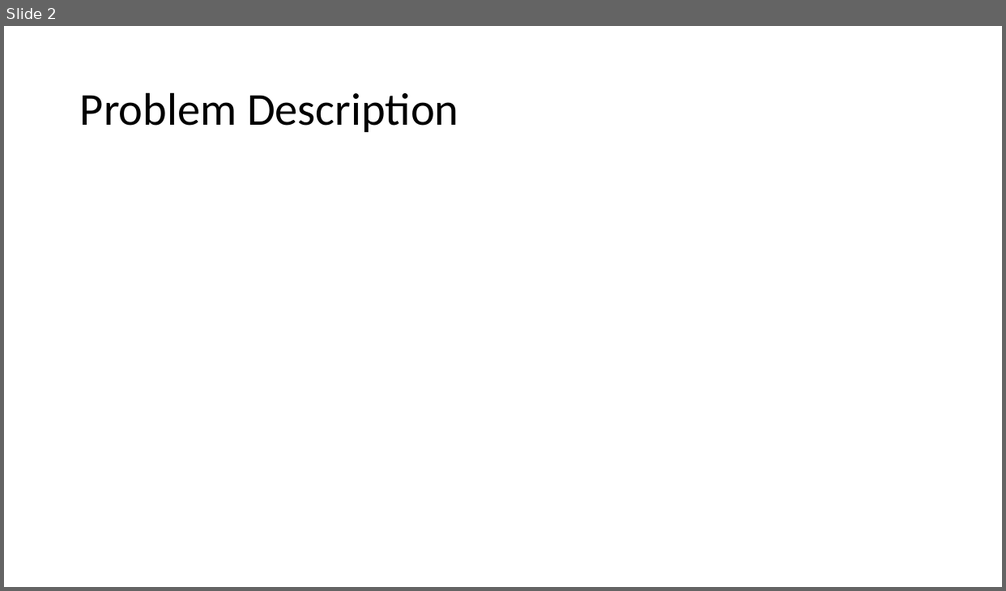
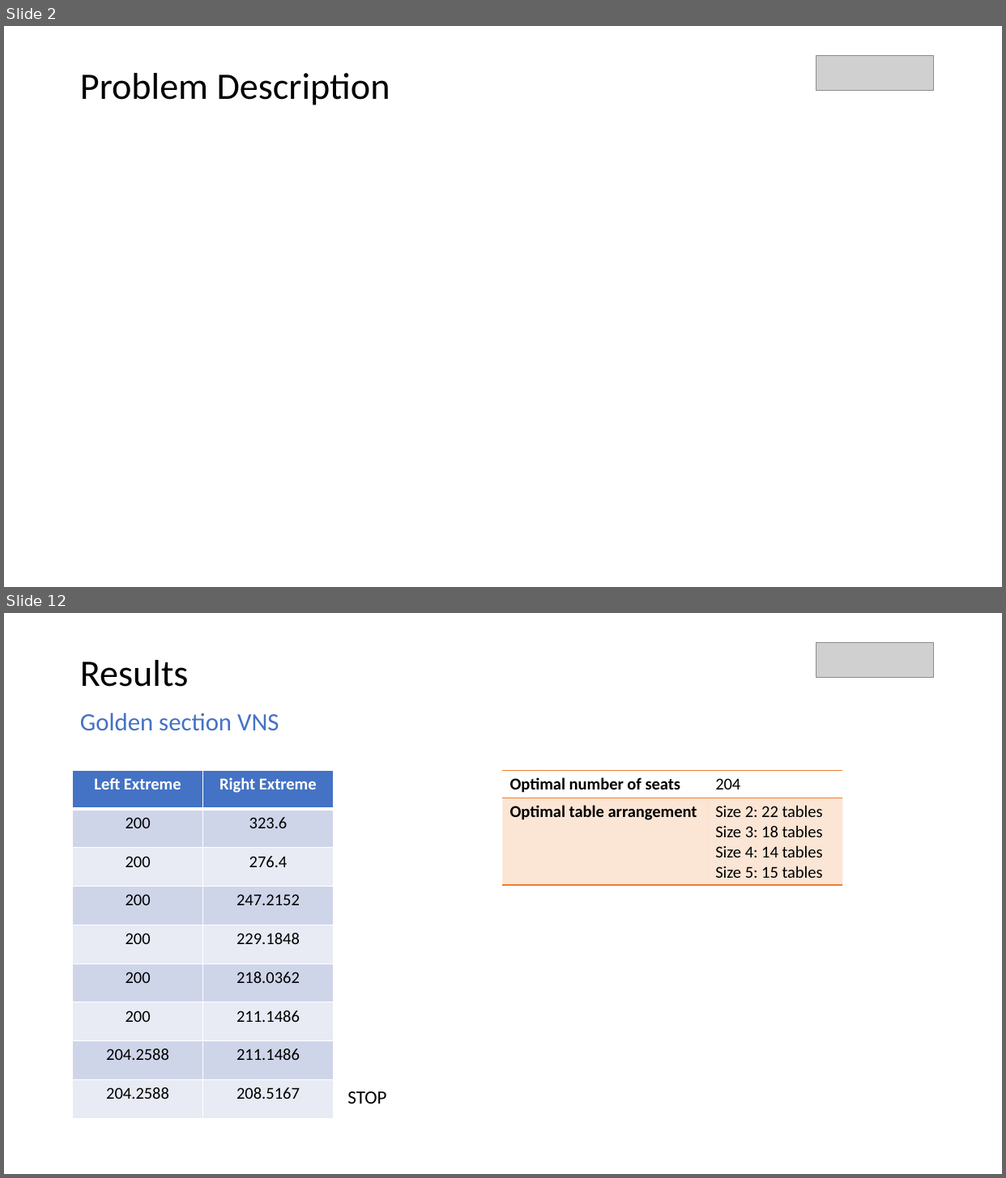
Before and after one commit to parkjan4/OptSim, a slide deck: Presentation.pptx. Shown one above the other, each under a label of ours: slide 2 before the commit, slides 2 and 12 after it; the slides between them are not shown. The pictures are 1006x591 and 1006x1178 pixels, drawn with LibreOffice and Linux fonts; fonts in the diff are those of the drawing; grey boxes stand for pictures. Boxes give left, top, right and bottom in pixels: in the first picture for what was removed or moved away, otherwise in the second. Text is boxed around its words. In the diff, an @@ line names an element or a change of style, - is before the commit and + after.

```diff
--- a/Presentation.pptx
+++ b/Presentation.pptx
@@ slide 12 added at [4,613,1002,1174], background #FFFFFF @@
@@ text added at [80,660,189,687], 36 pt, text #000000 @@
+Results
@@ picture added at [816,643,933,677] @@
@@ text added at [80,713,279,730], 24 pt, text #4472C4 @@
+Golden section VNS
@@ table added at [73,770,334,1118], 9 rows, 2 columns @@
+Left Extreme | Right Extreme
+200 | 323.6
+200 | 276.4
+200 | 247.2152
+200 | 229.1848
+200 | 218.0362
+200 | 211.1486
+204.2588 | 211.1486
+204.2588 | 208.5167
@@ table added at [503,770,843,884], 2 rows, 2 columns @@
+Optimal number of seats | 204
+Optimal table arrangement | Size 2: 22 tables / Size 3: 18 tables / Size 4: 14 tables / Size 5: 15 tables
@@ text added at [347,1092,386,1104], 18 pt, text #000000 @@
+STOP
@@ slide 2 changed as well @@
@@ title "Problem Description" at [80,73,390,105]: size 44 to 36 pt @@
@@ picture added at [816,56,933,90] @@
```
Also in this commit, not shown: 1 other slide changed, 9 other slides added, 1 slide removed, 2 other files.
